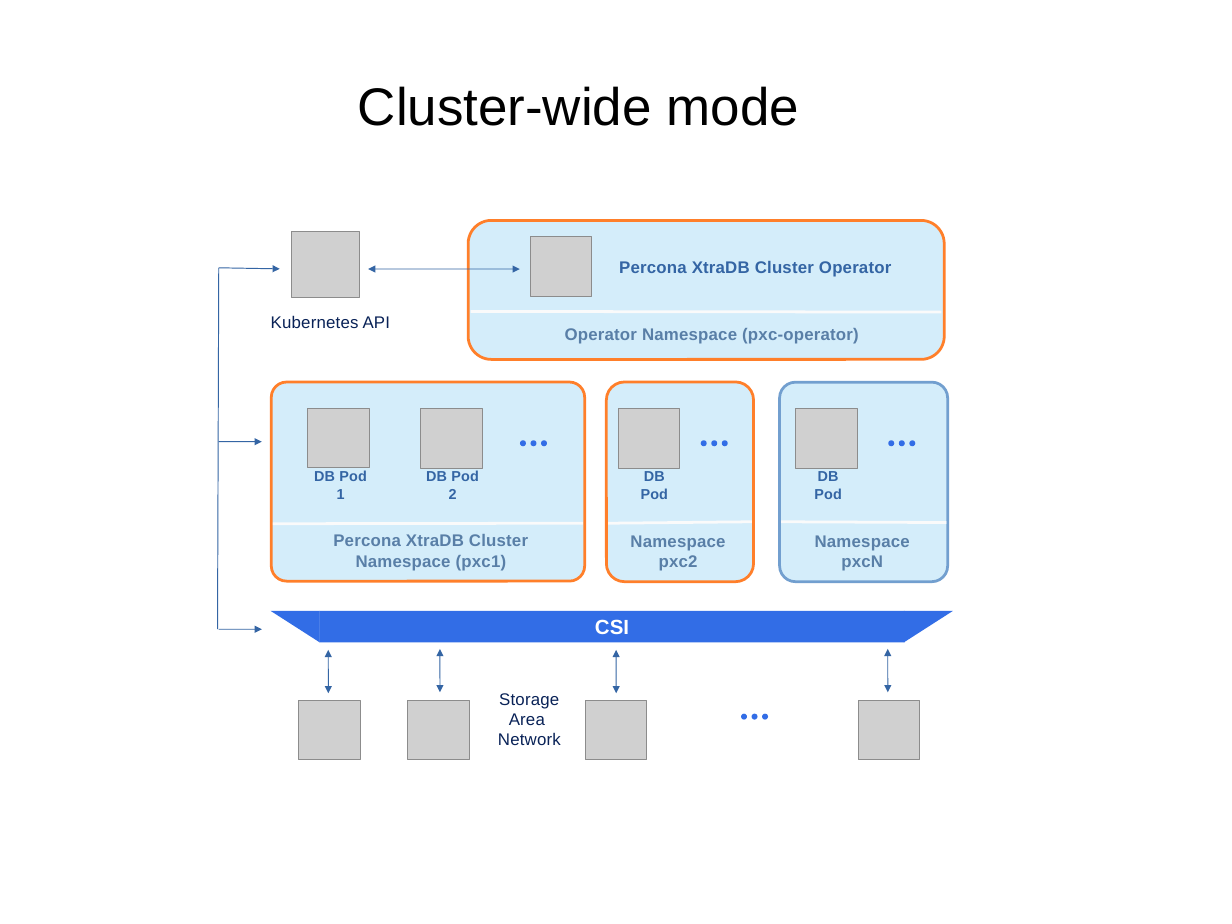
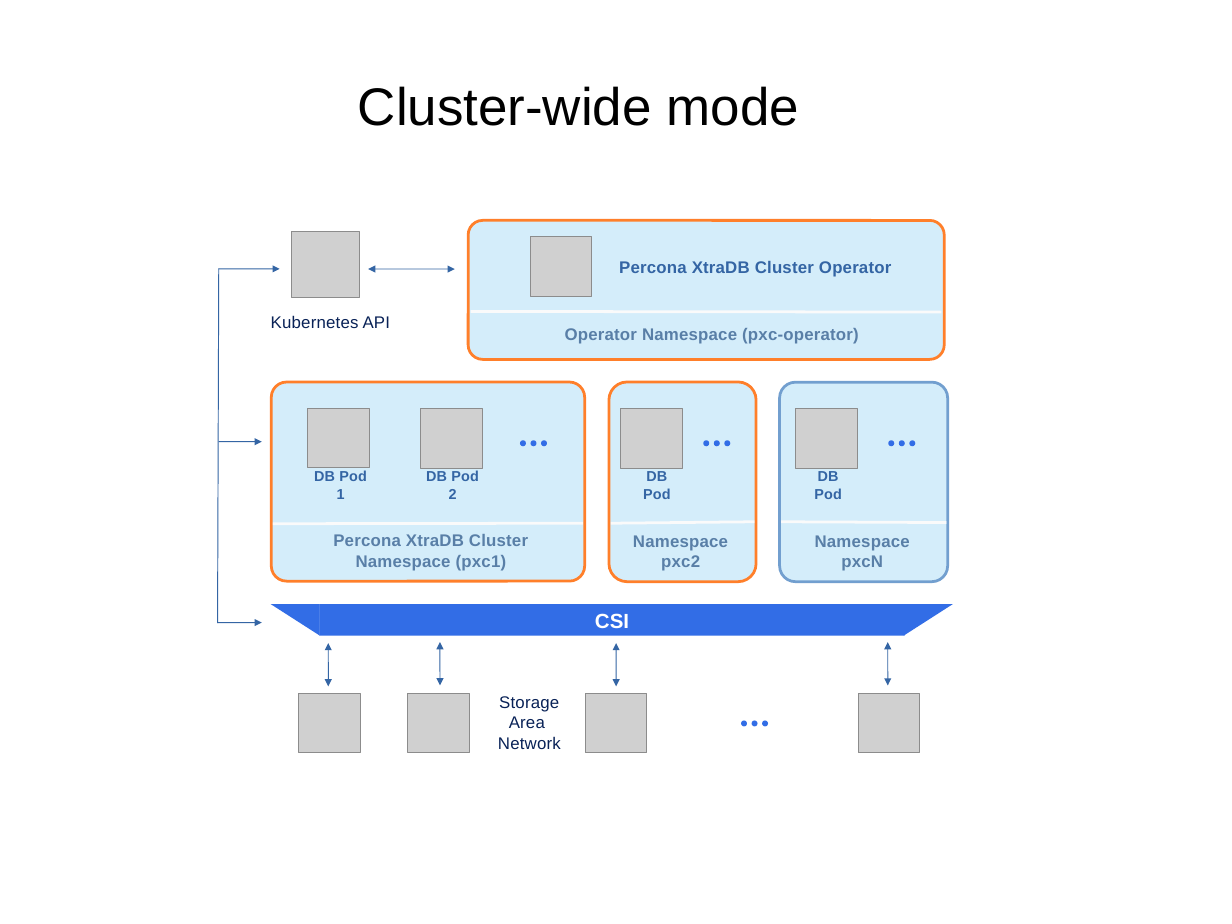
Before and after one commit to percona/percona-xtradb-cluster-operator, a slide deck: slide 2 of source/assets/images/sources/cluster-wide.odp. Drawn at 1232x924 pixels with LibreOffice and Linux fonts; fonts in the diff are those of the drawing; grey boxes stand for pictures. Boxes give left, top, right and bottom in pixels: in the first picture for what was removed or moved away, otherwise in the second. Text is boxed around its words. In the diff, an @@ line names an element or a change of style, - is before the commit and + after.

```diff
--- a/source/assets/images/sources/cluster-wide.odp
+++ b/source/assets/images/sources/cluster-wide.odp
@@ rounded rectangle at bbox=[468, 220, 944, 359]: proportions changed @@
@@ line moved from (219, 268) - (217, 629) to (219, 269) - (217, 623) @@
@@ double arrow moved from (368, 269) - (520, 269) to (368, 269) - (455, 269) @@
@@ freeform shape at bbox=[609, 382, 756, 582]: outline redrawn @@
@@ 4 pictures, 4 double arrows, 2 freeform shapes, 1 rectangle, 1 arrow: place and size @@
-4 pictures, 4 double arrows, 2 freeform shapes, 1 rectangle, 1 arrow at bbox=[218, 611, 953, 760]
+4 pictures, 4 double arrows, 2 freeform shapes, 1 rectangle, 1 arrow at bbox=[217, 604, 953, 753]
@@ 3 ellipses, 1 text: place and size @@
-3 ellipses, 1 text at bbox=[498, 693, 768, 745]
+3 ellipses, 1 text at bbox=[498, 696, 768, 749]
```
Also in this commit, not shown: 1 other slide changed, 3 other files.
